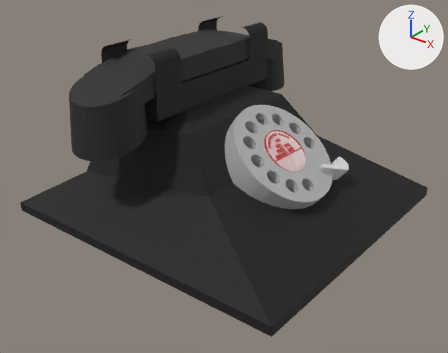
What one commit did to the Blender file ast/models/props/phone/phone.blend.
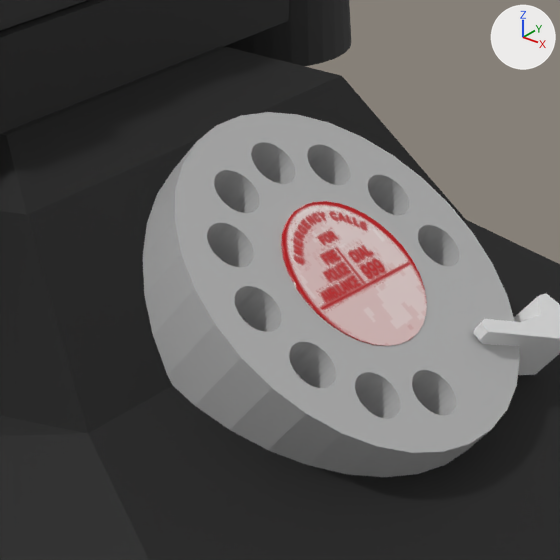
Each version is shown whole from a camera (50 mm lens) standing at (1.492, -1.953, 0.529) and looking at (-0.002, -0.084, -0.629), then close up on the part from 41% to 77% of the width and 20% to 66% of the height. The axes (+X, +Y, +Z) are drawn at upper right. The lights are the same throughout. The last two pictures show the newer version.

The first close-up shows 'dialstuff', 'phone', 'phone hold', 'stand', 'tickerthing'.
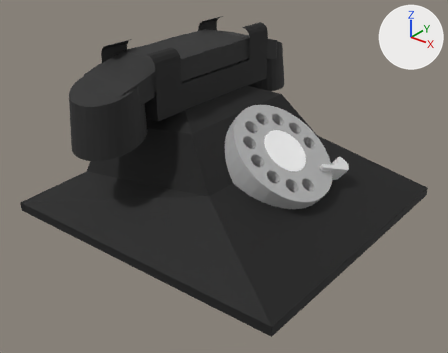
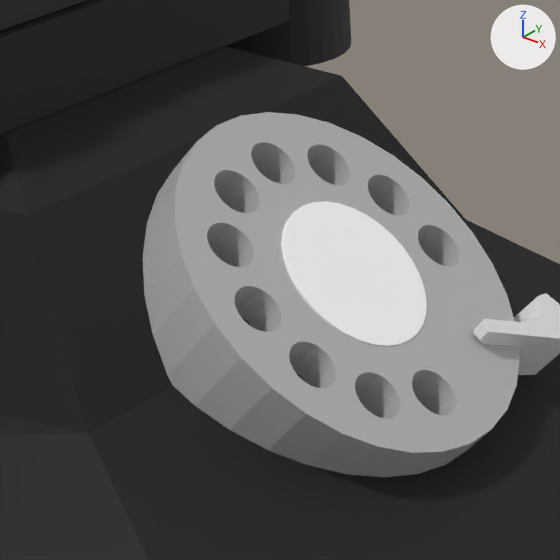
The change, as a list of edits to the scene's bpy script:
```text
Change mat_dial2_color:
    remove # nodes: BsdfPrincipled, Mapping, Math, OutputMaterial, TexCoord, TexImage, ValToRGB
    remove # colours: red #bf000b, white #fcfffd
    remove # uses the picture img_phone_label_png
    nodes: BsdfPrincipled, OutputMaterial
    colours: white #ffffff
```

Changed parts and their boxes [x1, y1, x2, y2] in the close-ups (560 x 560 px):
'dialstuff', surface changed (lighter): [242, 198, 430, 411] in both
